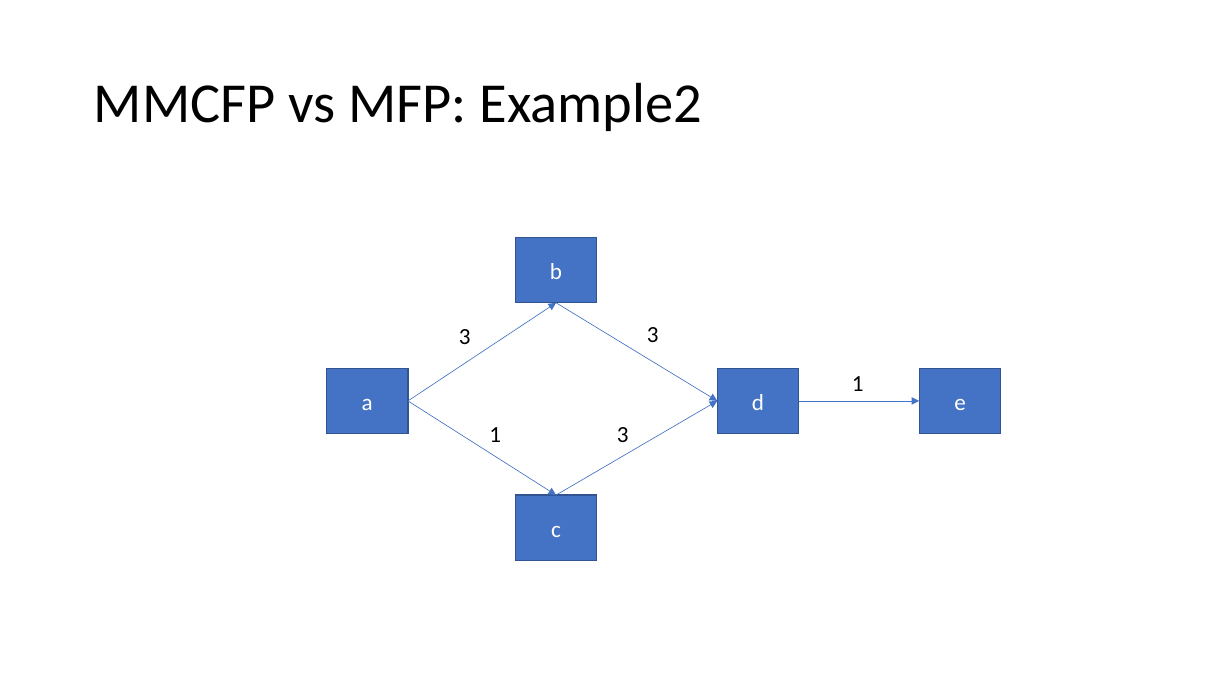
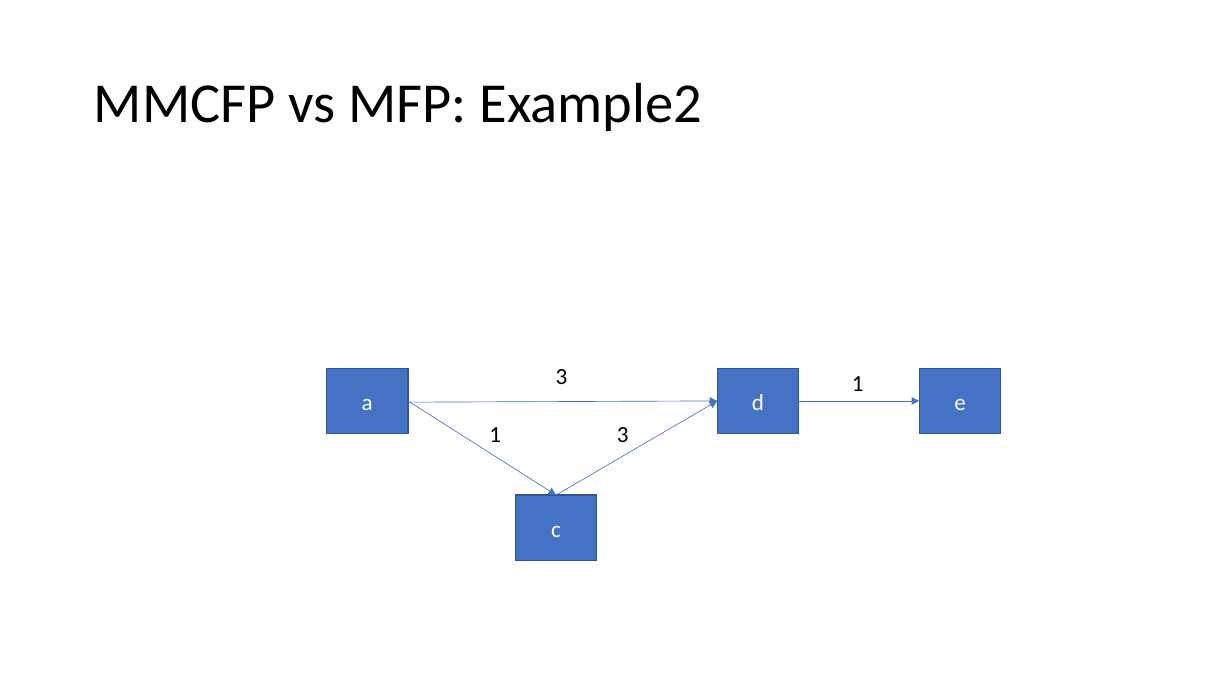
Before and after one commit to Speedphil544/Vortrag, a slide deck: slide 5 of MMCFP.pptx (slide 7 before the commit). Drawn at 1232x693 pixels with LibreOffice and Linux fonts; fonts in the diff are those of the drawing; grey boxes stand for pictures. Boxes give left, top, right and bottom in pixels: in the first picture for what was removed or moved away, otherwise in the second. Text is boxed around its words. In the diff, an @@ line names an element or a change of style, - is before the commit and + after.

```diff
--- a/MMCFP.pptx
+++ b/MMCFP.pptx
@@ rectangle removed at [516,238,597,303] @@
-b
@@ arrow removed from (556, 303) to (717, 401) @@
@@ text removed at [647,327,659,342] @@
-3
@@ text "3": place and size @@
-text "3" at [459,329,471,344]
+text "3" at [556,369,568,384]
@@ arrow moved from (409, 401) - (556, 303) to (407, 402) - (717, 401) @@
```
Also in this commit, not shown: 5 other slides changed, 2 slides added, 8 slides removed.
